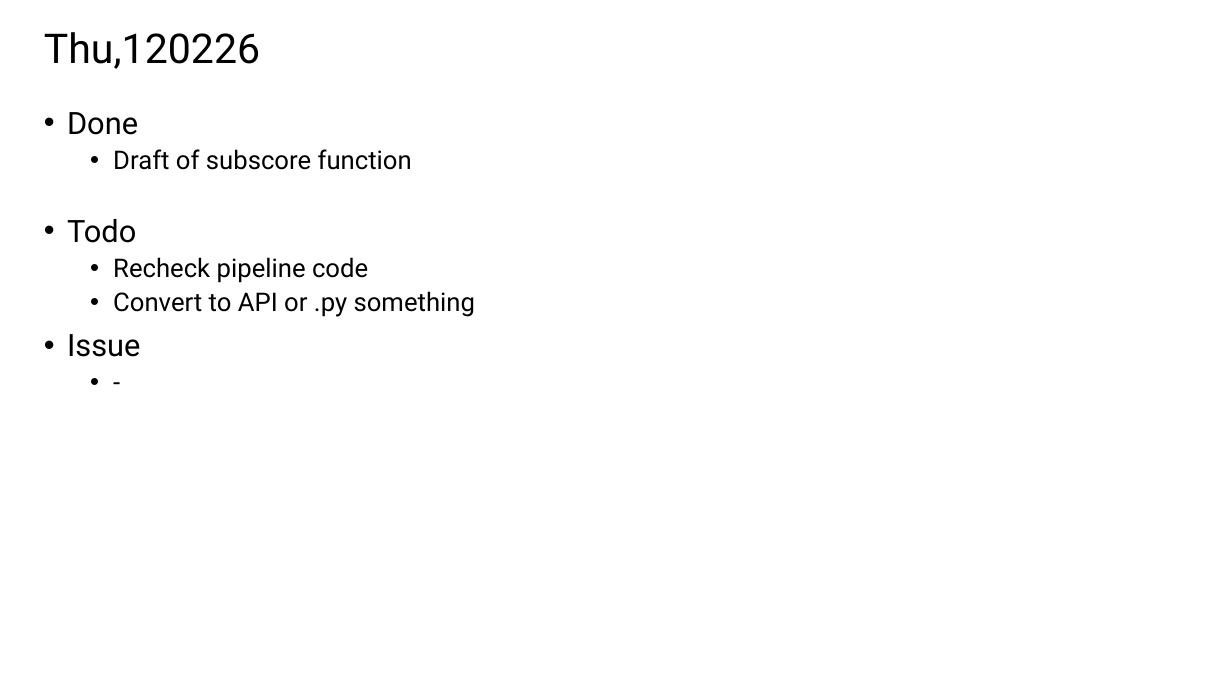
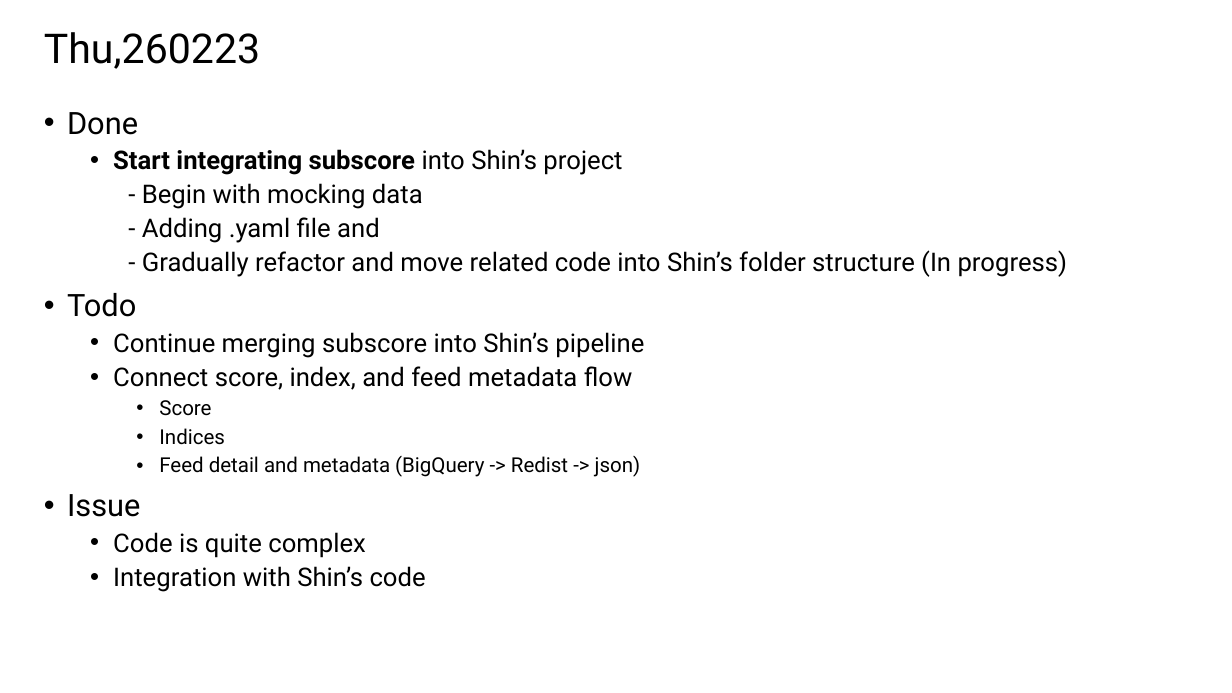
Before and after one commit to TunKedsaro/Hyde, a slide deck: slide 50 of logs/Ghostdeck.pptx (slide 21 before the commit). Drawn at 1232x693 pixels with LibreOffice and Linux fonts; fonts in the diff are those of the drawing. Boxes give left, top, right and bottom in pixels: in the first picture for what was removed or moved away, otherwise in the second. Text is boxed around its words. In the diff, an @@ line names an element or a change of style, - is before the commit and + after.

```diff
--- a/logs/Ghostdeck.pptx
+++ b/logs/Ghostdeck.pptx
@@ title at [44, 32, 260, 69]: text changed @@
-Thu,120226
+Thu,260223
@@ text at [113, 149, 1068, 277]: text changed @@
-  • Draft of subscore function
+  • Start integrating subscore into Shin’s project
+  - Begin with mocking data
+  - Adding .yaml file and
+  - Gradually refactor and move related code into Shin’s folder structure (In progress)
@@ text at [113, 332, 644, 477]: text changed @@
-  • Recheck pipeline code
-  • Convert to API or .py something
+  • Continue merging subscore into Shin’s pipeline
+  • Connect score, index, and feed metadata flow
+    • Score
+    • Indices
+    • Feed detail and metadata (BigQuery -> Redist -> json)
@@ text at [113, 532, 426, 592]: text changed @@
-  • -
+  • Code is quite complex
+  • Integration with Shin’s code
```
Also in this commit, not shown: 35 slides added, 6 other files.
